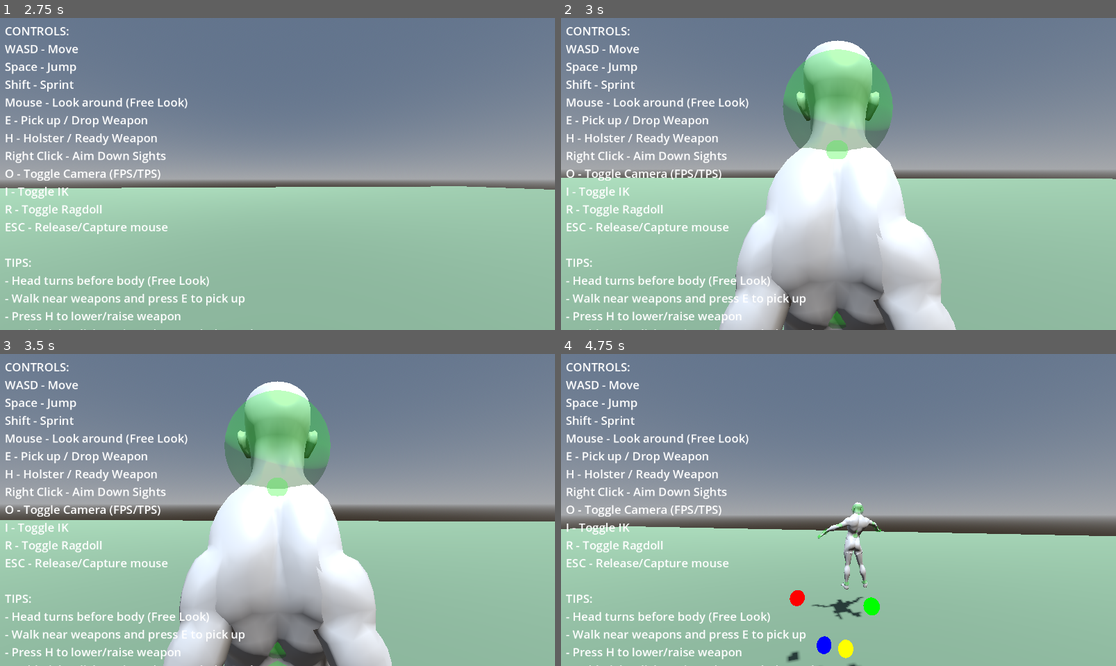
Above: before the commit, frames 1-4 (two rows, left to right).
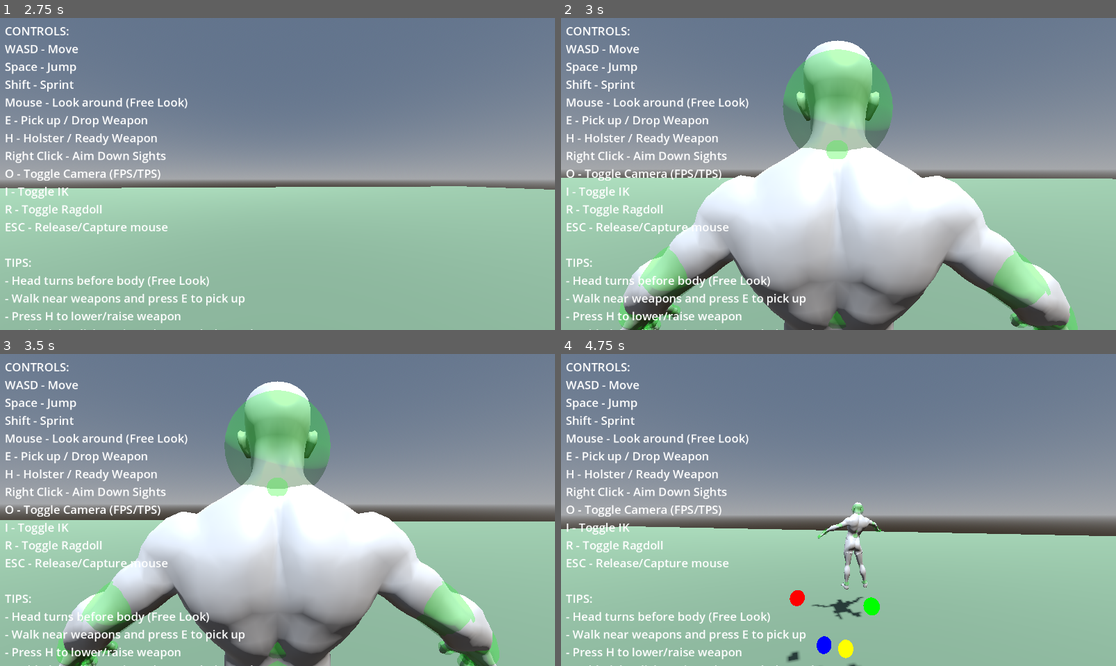
Above: after the commit, the same moments.

Repository: lmf-git/fpsikanimragdoll
Game: Godot game, scene res://world.tscn
The game is run twice, just before and just after one commit, with the same random seed, the same clock (stepped at 60 frames per second) and the same inputs.
Inputs (mouse positions are in pixels of both pictures, inside the frame that each line leads up to):
- Up to frame 1 (2.75 s): tap Enter at 0.5 s; move the mouse to (305, 174) at 0.52 s; hold Shift (sprint) 0.53-1.28 s; hold W (move_forward) from 0.53 s (still down); click (305, 174) at 0.67 s; tap Space (jump) at 0.77, 0.8, 1.07, 1.35, 1.52, 1.82, 2.3 s; move the mouse to (249, 174) at 1.27 s; tap Shift (sprint) at 1.55 s; move the mouse to (288, 167) at 2.02 s; hold Shift (sprint) from 2.03 s (still down)
- Up to frame 2 (3 s): keep holding W (move_forward); tap Space (jump) at 2.75 s; move the mouse to (832, 180) at 2.77 s; release Shift (sprint) at 2.78 s; tap O (toggle_camera) at 2.85 s; click (832, 180) at 2.92 s
- Up to frame 3 (3.5 s): keep holding W (move_forward); tap Space (jump) at 3.02, 3.32 s; tap Shift (sprint) at 3.05 s
- Up to frame 4 (4.75 s): keep holding W (move_forward); move the mouse to (877, 513) at 3.52 s; hold I (toggle_ik) 3.53-4.28 s; tap Space (jump) at 3.77, 3.8, 4.07, 4.52 s; move the mouse to (794, 506) at 4.27 s; tap R (toggle_ragdoll) at 4.35 s; tap Shift (sprint) at 4.55 s

Frame 1 is identical in both runs. In frame 2, 17% of the frame differs, in the area x 10-94%, y 41-100%; in frame 3, 17%; in frame 4, less than 0.1%.

Commit message:
Add procedural walk/run IK animations and fix weapon positioning
Walk/Run Animations:
- Add procedural foot stepping animation using sine wave cycle
- Walk cycle: 4 steps/sec, 15cm foot lift
- Run cycle: 6 steps/sec, 25cm foot lift
- Feet alternate in 180° phase for natural gait
- Animation only active when moving in standing stance

Weapon IK Fix:
- Right hand IK now always active when weapon equipped (prevents weapon glitch)
- Left hand IK only active when AIMING (for two-handed pistol/rifle grip)
- When no weapon equipped: hands use default idle animation
- Fixes issue where weapon appeared behind player when not aiming

Diff:
--- a/character_controller.gd
+++ b/character_controller.gd
@@ -26,6 +26,15 @@
 var is_jumping: bool = false
 var jump_time: float = 0.0
 @export var max_jump_time: float = 0.3  # Time to blend IK during jump
+
+# Walk/run animation state
+var walk_cycle_time: float = 0.0  # Time accumulator for walk cycle
+@export var walk_cycle_speed: float = 4.0  # Speed of walk cycle (steps per second)
+@export var run_cycle_speed: float = 6.0  # Speed of run cycle (faster)
+@export var walk_foot_lift: float = 0.15  # How high feet lift when walking
+@export var run_foot_lift: float = 0.25  # How high feet lift when running
+var is_moving: bool = false
+var is_running: bool = false
 
 # Camera
 @export var fps_camera: Camera3D
@@ -865,16 +874,41 @@
 	var left_hand_target = ik_targets_node.get_node_or_null("LeftHandTarget")
 	var right_hand_target = ik_targets_node.get_node_or_null("RightHandTarget")
 
-	# Adjust feet based on stance and jump
+	# Update movement state
+	is_moving = velocity.length() > 0.1
+	is_running = is_moving and Input.is_action_pressed("sprint")  # Assuming sprint action exists
+
+	# Update walk cycle time
+	if is_moving and not is_jumping:
+		var cycle_speed = run_cycle_speed if is_running else walk_cycle_speed
+		walk_cycle_time += delta * cycle_speed
+	else:
+		walk_cycle_time = 0.0
+
+	# Adjust feet based on stance, jump, and movement
 	if left_foot_target and right_foot_target and skeleton:
 		var base_foot_height = -0.9  # Default standing foot position
+		var left_foot_offset = 0.0
+		var right_foot_offset = 0.0
 
 		if is_jumping:
 			# During jump, bring feet up
 			var jump_blend = min(jump_time / max_jump_time, 1.0)
 			base_foot_height = lerp(-0.9, -0.3, jump_blend)  # Feet come up during jump
+		elif is_moving and current_stance == Stance.STANDING:
+			# Procedural walk/run animation
+			var foot_lift = run_foot_lift if is_running else walk_foot_lift
+
+			# Create alternating foot stepping pattern using sine wave
+			# Left foot and right foot are 180 degrees out of phase
+			left_foot_offset = sin(walk_cycle_time * PI) * foot_lift
+			right_foot_offset = sin((walk_cycle_time + 1.0) * PI) * foot_lift
+
+			# Ensure only positive lift (feet don't go below ground)
+			left_foot_offset = max(0.0, left_foot_offset)
+			right_foot_offset = max(0.0, right_foot_offset)
 		else:
-			# Adjust feet based on stance
+			# Adjust feet based on stance when not moving
 			match current_stance:
 				Stance.STANDING:
 					base_foot_height = -0.9
@@ -884,8 +918,10 @@
 					base_foot_height = 0.0  # Feet level with body when prone
 
 		# Set foot positions (local to character)
-		left_foot_target.position.y = lerp(left_foot_target.position.y, base_foot_height, stance_transition_speed * delta)
-		right_foot_target.position.y = lerp(right_foot_target.position.y, base_foot_height, stance_transition_speed * delta)
+		var target_left_height = base_foot_height + left_foot_offset
+		var target_right_height = base_foot_height + right_foot_offset
+		left_foot_target.position.y = lerp(left_foot_target.position.y, target_left_height, stance_transition_speed * delta)
+		right_foot_target.position.y = lerp(right_foot_target.position.y, target_right_height, stance_transition_speed * delta)
 
 	# Adjust hands based on stance (when not holding weapon)
 	if not equipped_weapon and left_hand_target and right_hand_target:
@@ -1662,42 +1698,44 @@
 		if right_foot_ik:
 			right_foot_ik.start()
 
-		# Hand IK depends on weapon state when weapon is equipped
+		# Hand IK depends on weapon equipped state
 		if equipped_weapon:
-			# Right hand IK only when AIMING, use default animation otherwise
+			# Weapon equipped - always use right hand IK to hold weapon
+			if right_hand_ik:
+				right_hand_ik.start()
+			# Left hand IK when AIMING for two-handed grip
 			if weapon_state == WeaponState.AIMING:
-				if right_hand_ik:
-					right_hand_ik.start()
-				# Left hand IK for aiming
 				if left_hand_ik:
 					left_hand_ik.start()
 			else:
-				# READY or SHEATHED - use default animation for hands
-				if right_hand_ik:
-					right_hand_ik.stop()
+				# Not aiming - disable left hand IK for relaxed pose
 				if left_hand_ik:
 					left_hand_ik.stop()
 		else:
-			# No weapon - use all IK normally
+			# No weapon - use default animation for hands
 			if left_hand_ik:
-				left_hand_ik.start()
+				left_hand_ik.stop()
+			if right_hand_ik:
+				right_hand_ik.stop()
+	else:
+		# IK disabled - but keep hand IK active if weapon equipped
+		if equipped_weapon:
+			# Keep right hand IK active to hold weapon
 			if right_hand_ik:
 				right_hand_ik.start()
-	else:
-		# IK disabled - but keep hand IK active if aiming with weapon
-		if equipped_weapon and weapon_state == WeaponState.AIMING:
-			# Only enable hand IK when actively aiming
-			if right_hand_ik:
-				right_hand_ik.start()
-			if left_hand_ik:
+			# Left hand IK only when aiming
+			if weapon_state == WeaponState.AIMING and left_hand_ik:
 				left_hand_ik.start()
+			else:
+				if left_hand_ik:
+					left_hand_ik.stop()
 			# Disable foot IK when IK is toggled off
 			if left_foot_ik:
 				left_foot_ik.stop()
 			if right_foot_ik:
 				right_foot_ik.stop()
 		else:
-			# Stop all IK
+			# No weapon - stop all IK
 			if left_hand_ik:
 				left_hand_ik.stop()
 			if right_hand_ik:
